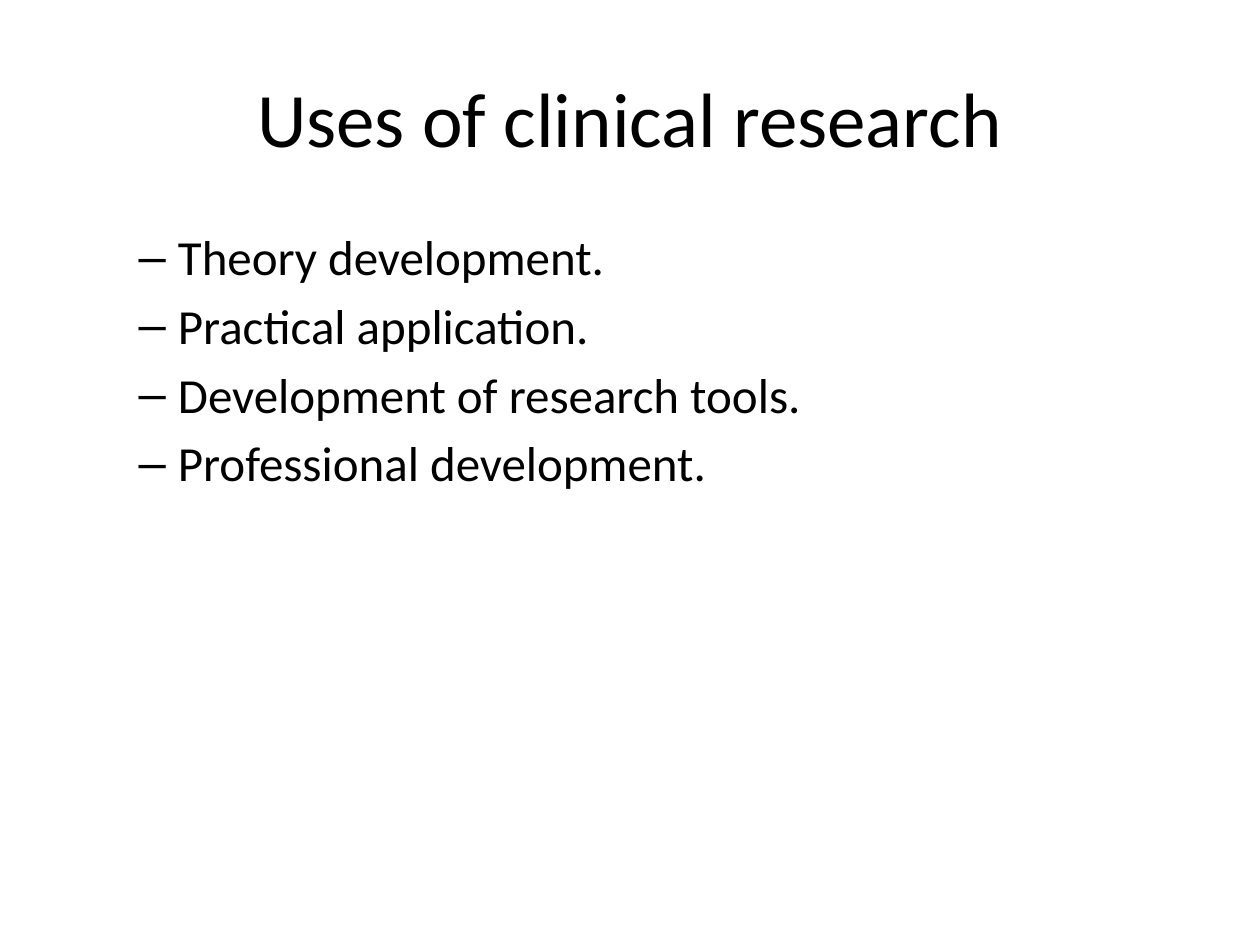
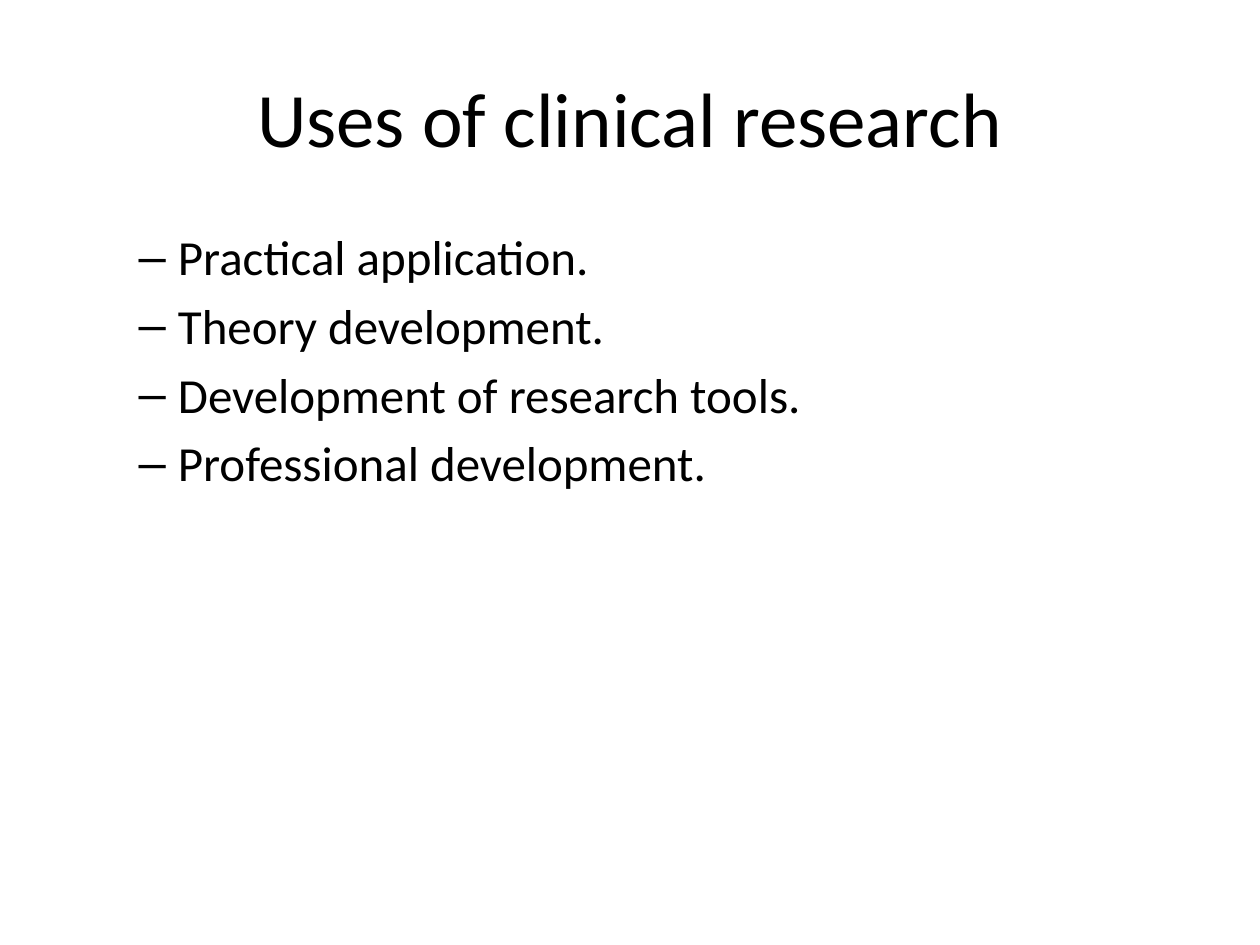
Before and after one commit to pmean/classes, a slide deck: slide 9 of clinical-research-methodology/results/video01-introduction.pptx (slide 8 before the commit). Drawn at 1260x945 pixels with LibreOffice and Linux fonts; fonts in the diff are those of the drawing. Boxes give left, top, right and bottom in pixels: in the first picture for what was removed or moved away, otherwise in the second. Text is boxed around its words. In the diff, an @@ line names an element or a change of style, - is before the commit and + after.

```diff
--- a/clinical-research-methodology/results/video01-introduction.pptx
+++ b/clinical-research-methodology/results/video01-introduction.pptx
@@ text at [178, 241, 589, 283]: paragraph added @@
+  – Practical application.
@@ text at [178, 310, 589, 352]: paragraph removed @@
-  – Practical application.
```
Also in this commit, not shown: 3 other slides changed, 10 slides added, 1 other file.
